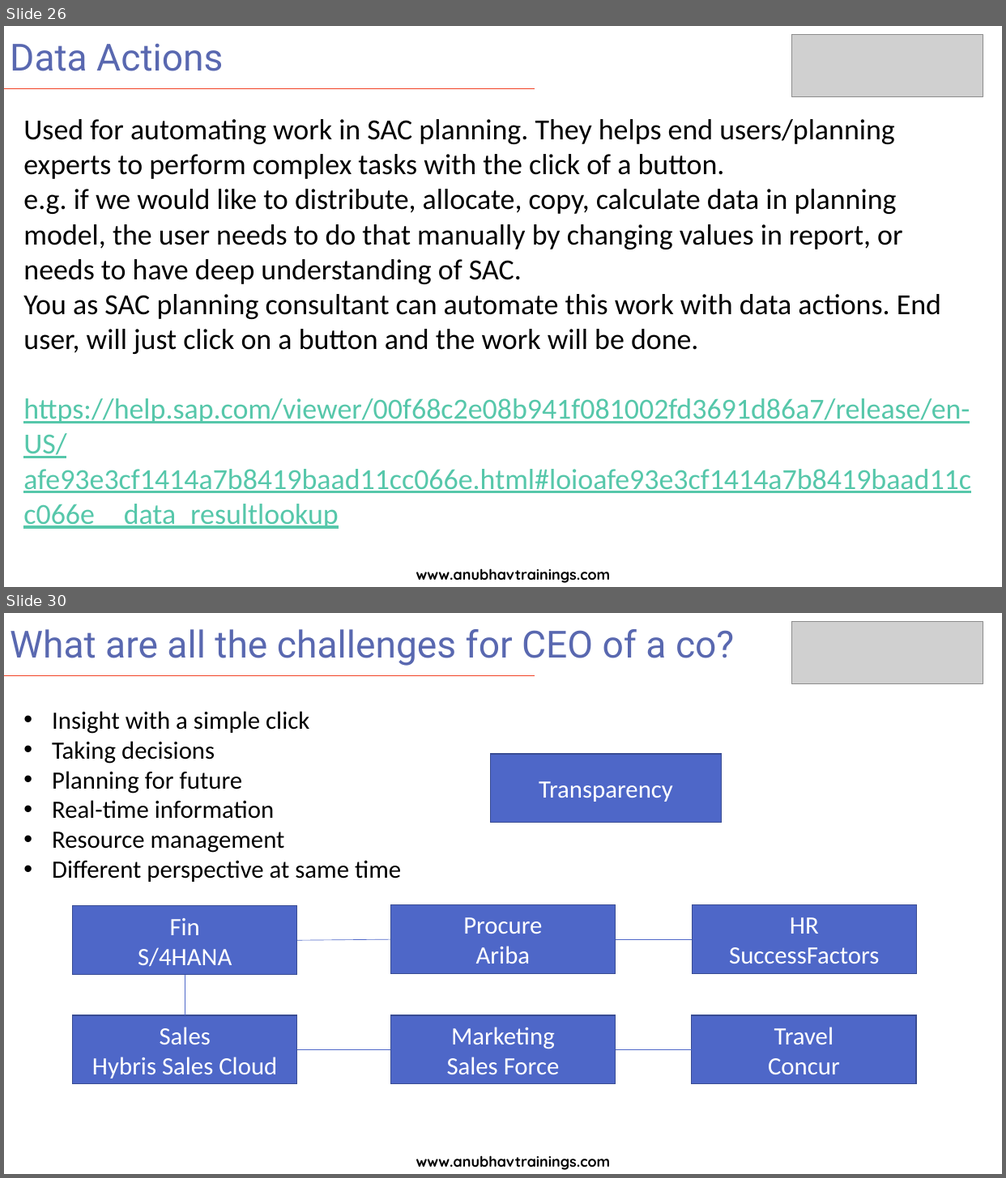
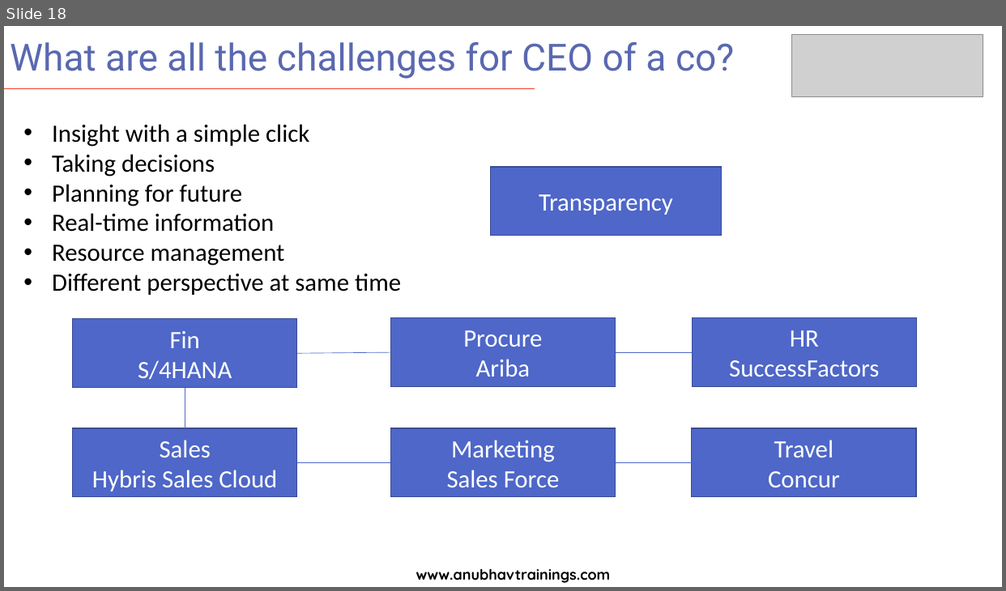
Before and after one commit to soyuztechnologies/SAC_merckgroup, a slide deck: day 9/SAC_Training Day 9.pptx. Shown one above the other, each under a label of ours: slides 26 and 30 before the commit, slide 18 after it; the slides between them are not shown. The pictures are 1006x1178 and 1006x591 pixels, drawn with LibreOffice and Linux fonts; fonts in the diff are those of the drawing; grey boxes stand for pictures. Boxes give left, top, right and bottom in pixels: in the first picture for what was removed or moved away, otherwise in the second. Text is boxed around its words. In the diff, an @@ line names an element or a change of style, - is before the commit and + after.

```diff
--- a/day 9/SAC_Training Day 9.pptx
+++ b/day 9/SAC_Training Day 9.pptx
@@ slide 26 removed at bbox=[4, 26, 1002, 587], background #FFFFFF @@
@@ title removed at bbox=[10, 44, 223, 71] @@
-Data Actions
@@ picture removed at bbox=[792, 35, 983, 97] @@
@@ line removed from (4, 89) to (535, 89) @@
@@ text removed at bbox=[23, 119, 971, 529] @@
-Used for automating work in SAC planning. They helps end users/planning experts to perform complex tasks with the click of a button.
-e.g. if we would like to distribute, allocate, copy, calculate data in planning model, the user needs to do that manually by changing values in report, or needs to have deep understanding of SAC.
-You as SAC planning consultant can automate this work with data actions. End user, will just click on a button and the work will be done.
-https://help.sap.com/viewer/00f68c2e08b941f081002fd3691d86a7/release/en-US/afe93e3cf1414a7b8419baad11cc066e.html#loioafe93e3cf1414a7b8419baad11cc066e__data_resultlookup
@@ text removed at bbox=[416, 569, 611, 583] @@
-www.anubhavtrainings.com
@@ what was slide 30 is now slide 18 @@
```
Also in this commit, not shown: 15 other slides removed, 12 other files.
